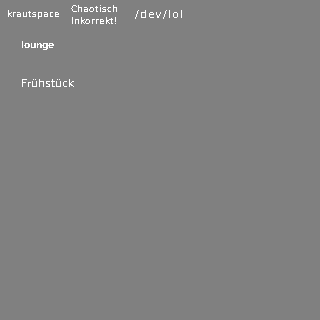
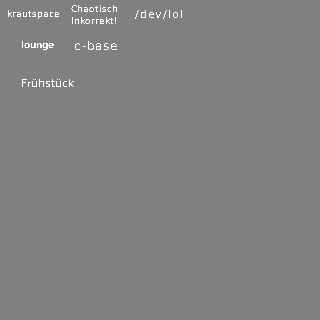
Revision of a layered w=320, h=320 image; what changed, layer by layer:
added layer "c-base" above "/dev/lol" over 75, 41, 117, 50
